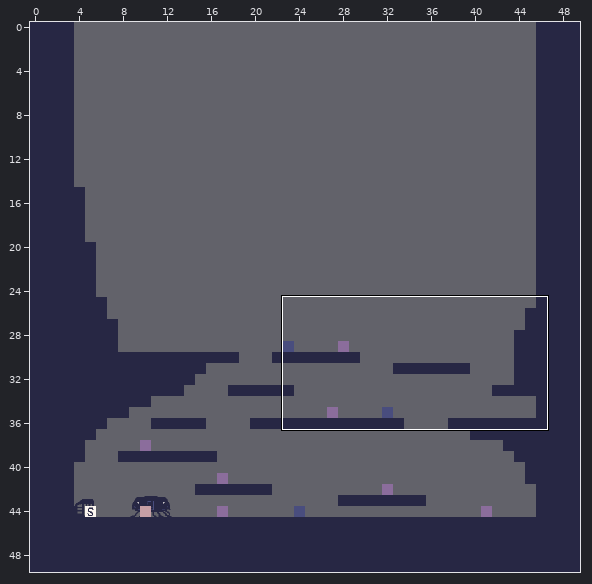
Level history. Tiled map: assets/maps/main.tmx. Above: a wide view before the commit, with the close-up outlined.
Close-up. As it was:
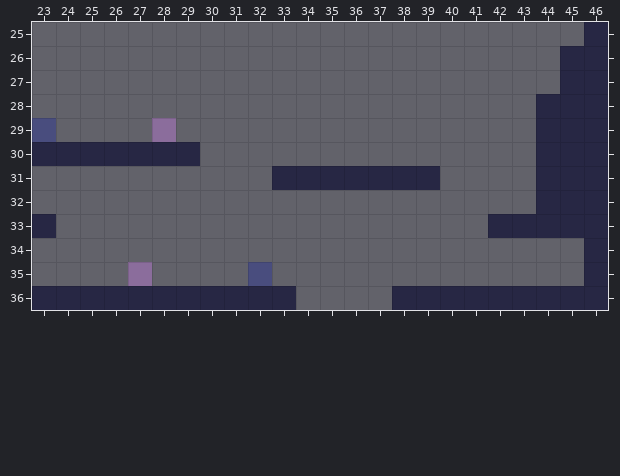
Cells are 16x16 px. Shown: x 23..46, y 25..36. The commit also changed other parts of the map, which this record leaves out.
And afterwards:
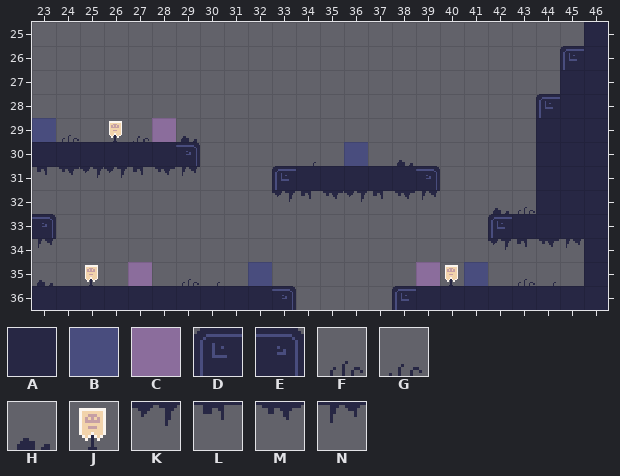
Key: from "main": A 0, B 1, C 2, D 33, E 35, F 53, G 55, H 57, J 59, K 85, L 86, M 87, N 88.
_ is an empty cell, . an unchanged one.
Objects are placed by their top-left corner, in cells (3,4 is the top-left corner of cell 3,4); size is 1x1 cell unless given.
Tiles of an added or newly shown layer are drawn over the layers below it.
Edits made:
--- layer "collisions"
@@ x 45..45 @@
-26 A
+26 D
@@ x 44..44 @@
-28 A
+28 D
@@ x 29..39 @@
-30 A..........
-31 ....A.....A
+30 E..........
+31 ....D.....E
@@ x 23..42 @@
-33 A..................A
+33 E..................D
@@ x 33..38 @@
-36 A....A
+36 E....D
--- layer "fg" (added)
@@ x 24..38 @@
-29 _.__._.........
-30 .............._
+29 F.JG.H.........
+30 ..............H
@@ x 42..43 @@
-32 __
+32 HF
@@ x 23..43 @@
-35 _._..._.........._.._
+35 H.J...F..........J..F
--- layer "objects"
@@ x 23..39 @@
-31 _______..........
-32 .........._______
+31 LMKKLMN..........
+32 ..........KLMKLMN
@@ x 23..45 @@
-34 _..................____
+34 N..................KLMN
--- layer "spawners"
-(outside this view)
+B "mob" at 41,35
+B "mob" at 36,30
+C "cat" at 39,35
Changed places in both close-ups, as pixel boxes (x1, y1, x2, y2):
changed: (560, 46, 584, 70)
changed: (536, 94, 560, 118)
changed: (32, 121, 200, 178)
changed: (272, 142, 584, 310)
changed: (32, 214, 56, 286)
added: (85, 265, 98, 286)
added: (182, 279, 199, 286)
